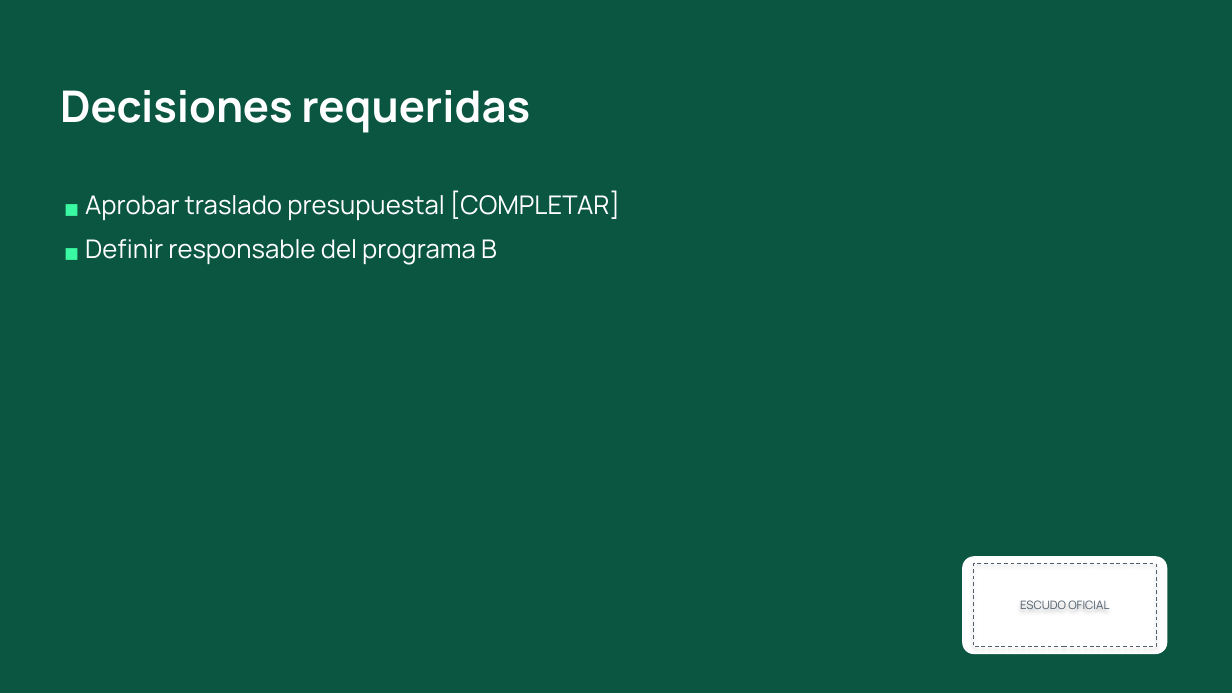
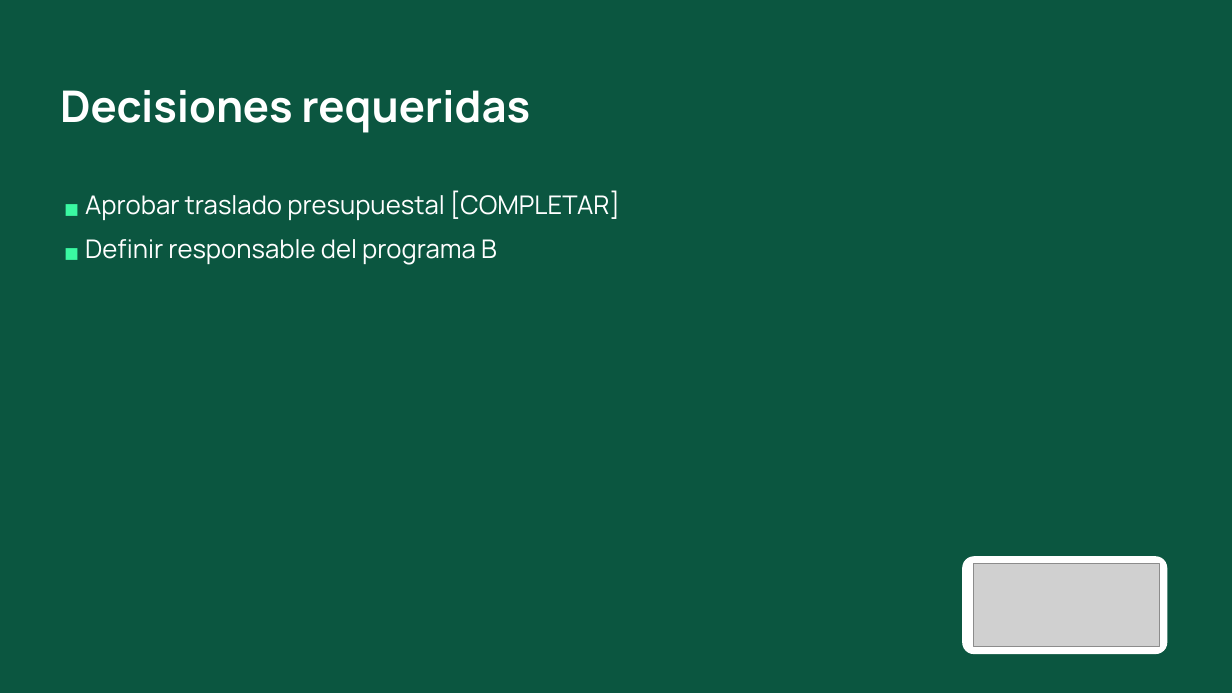
Before and after one commit to alexandergomezsif/skills_Sector_publico_antioquia, a slide deck: slide 7 of plantillas/presentacion-ejemplo.pptx. Drawn at 1232x693 pixels with LibreOffice and Linux fonts; fonts in the diff are those of the drawing; grey boxes stand for pictures. Boxes give left, top, right and bottom in pixels: in the first picture for what was removed or moved away, otherwise in the second. Text is boxed around its words. In the diff, an @@ line names an element or a change of style, - is before the commit and + after.

```diff
--- a/plantillas/presentacion-ejemplo.pptx
+++ b/plantillas/presentacion-ejemplo.pptx
@@ rectangle removed at <box>973,564,1156,647</box> @@
-ESCUDO OFICIAL
@@ picture added at <box>973,564,1160,647</box> @@
```
Also in this commit, not shown: 5 other slides changed, 8 other files.
